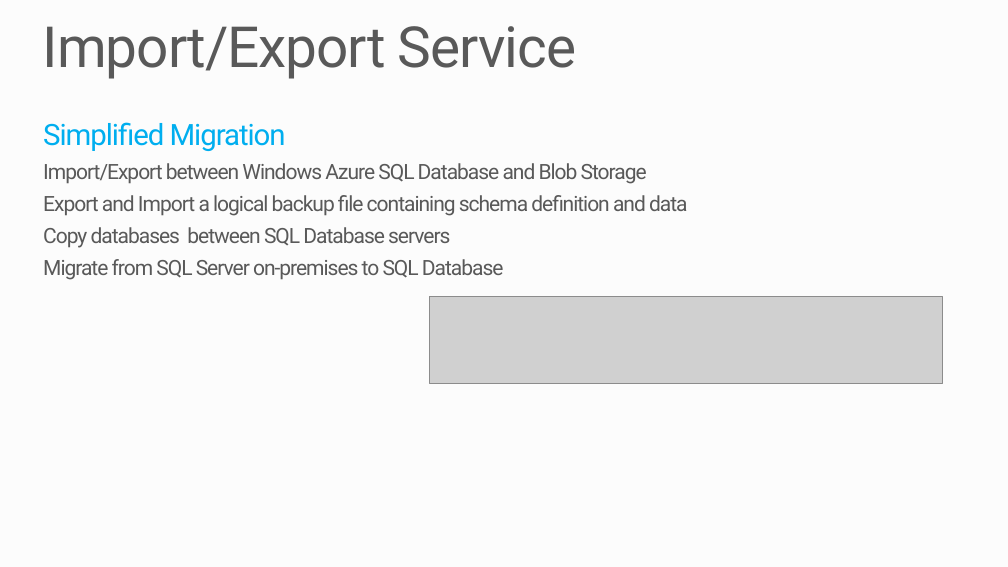
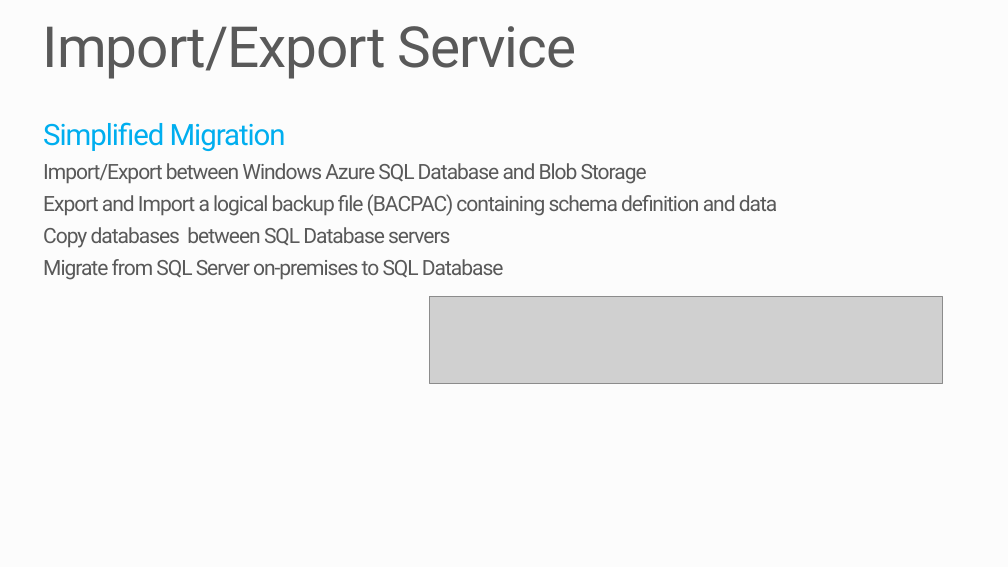
Before and after one commit to tanleittl/PRESENTATION-SQLDatabaseMigration, a slide deck: slide 6 of SQLDatabaseMigration.pptx. Drawn at 1008x567 pixels with LibreOffice and Linux fonts; fonts in the diff are those of the drawing; grey boxes stand for pictures; background and template pictures are left out. Boxes give left, top, right and bottom in pixels: in the first picture for what was removed or moved away, otherwise in the second. Text is boxed around its words. In the diff, an @@ line names an element or a change of style, - is before the commit and + after.

```diff
--- a/SQLDatabaseMigration.pptx
+++ b/SQLDatabaseMigration.pptx
@@ text at box(43, 194, 778, 216): text changed @@
-Export and Import a logical backup file containing schema definition and data
+Export and Import a logical backup file (BACPAC) containing schema definition and data
```
Also in this commit, not shown: 6 other slides changed, 5 slides added, 6 slides removed.
